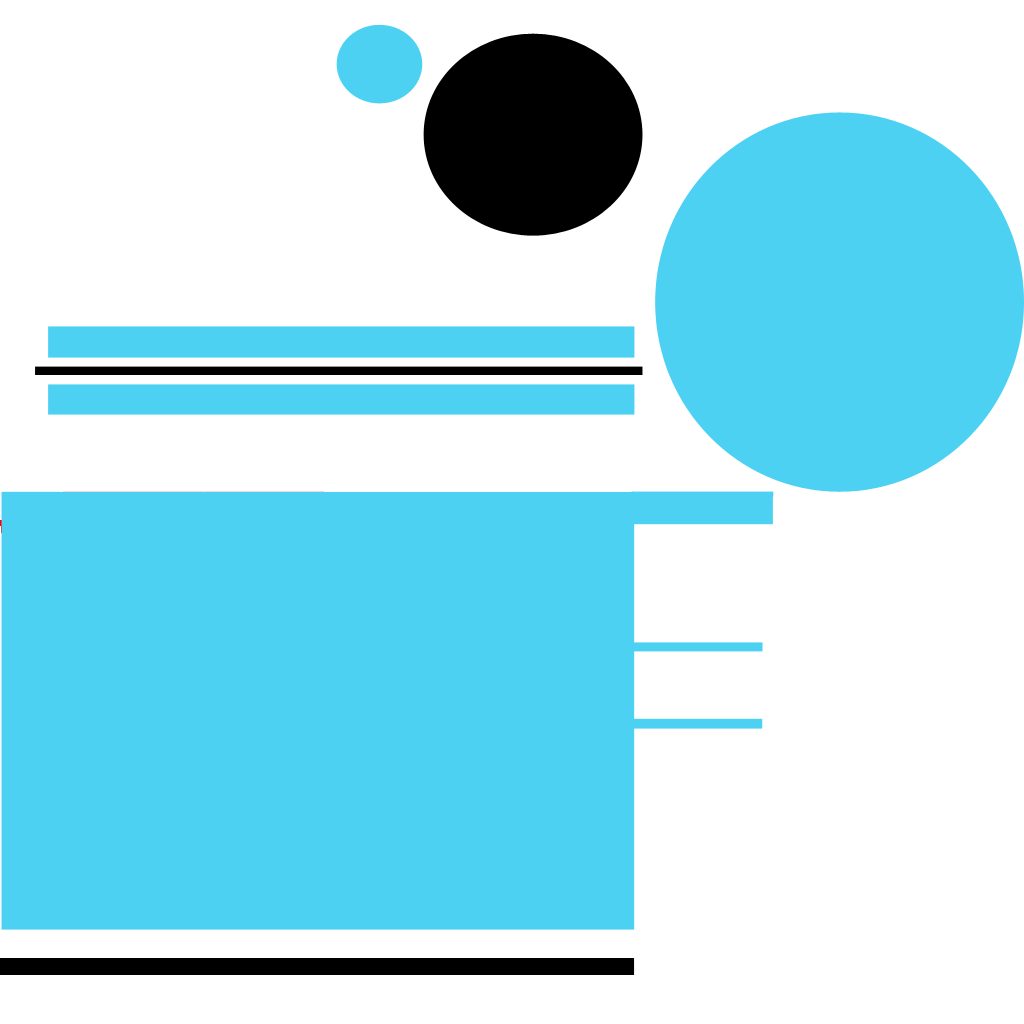
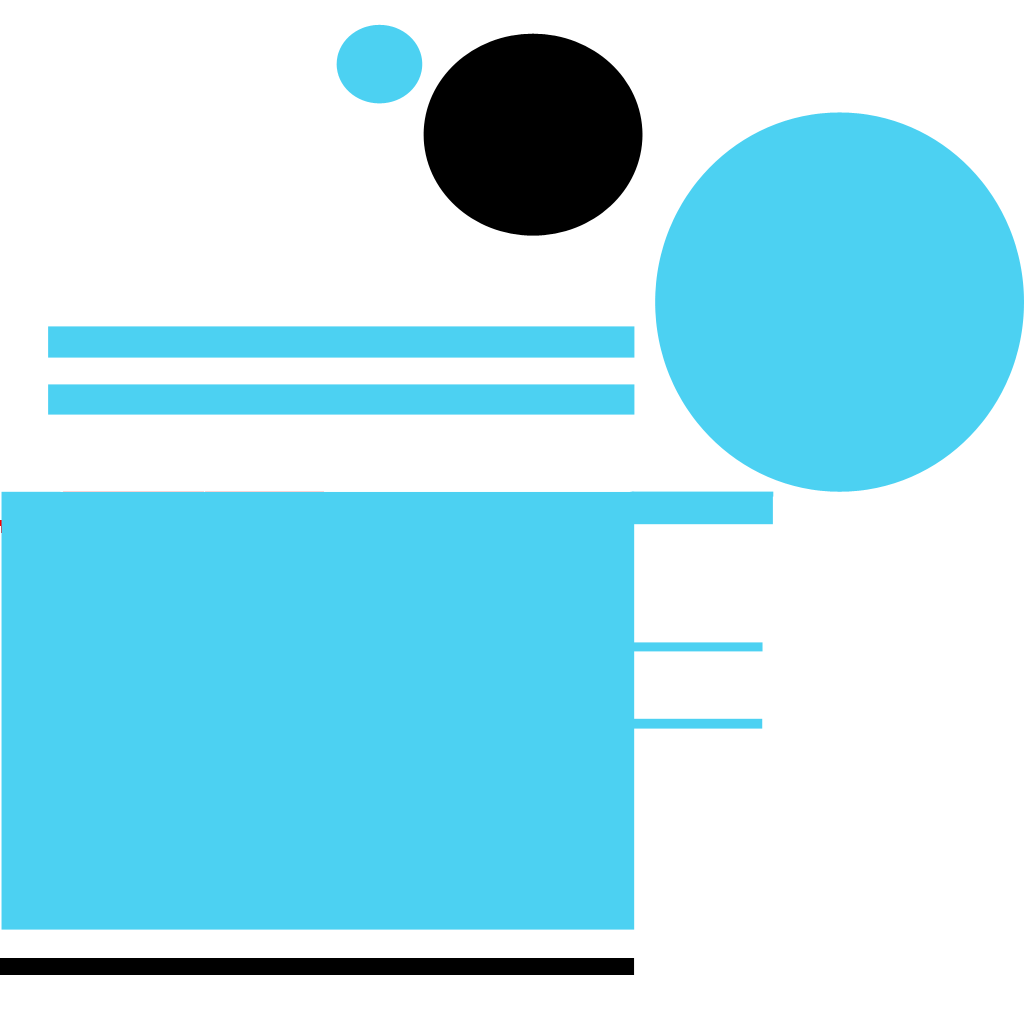
Comparing the layer stacks of the two w=1024, h=1024 images. Changes:
removed layer "Shape 17" over [35, 366, 643, 375]
